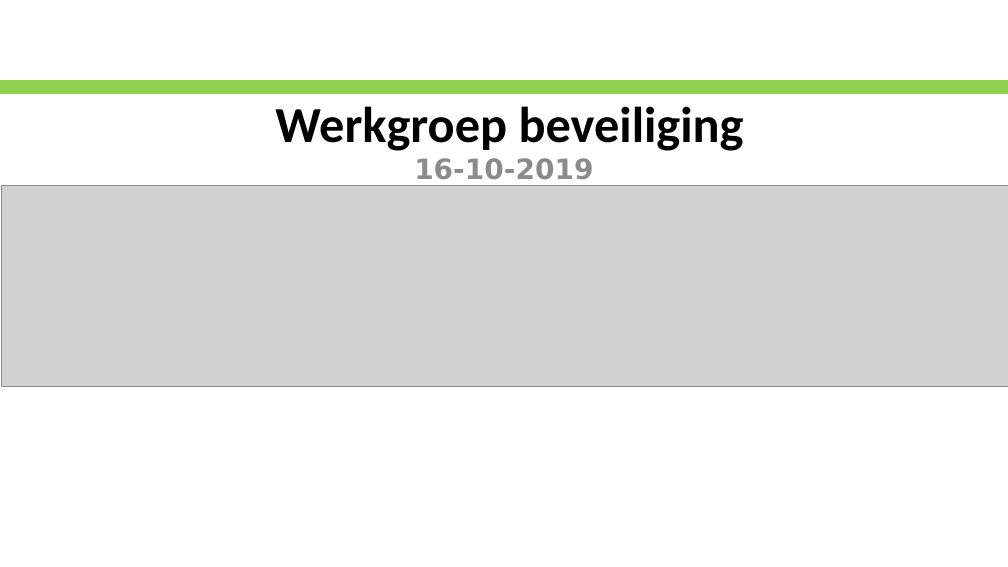
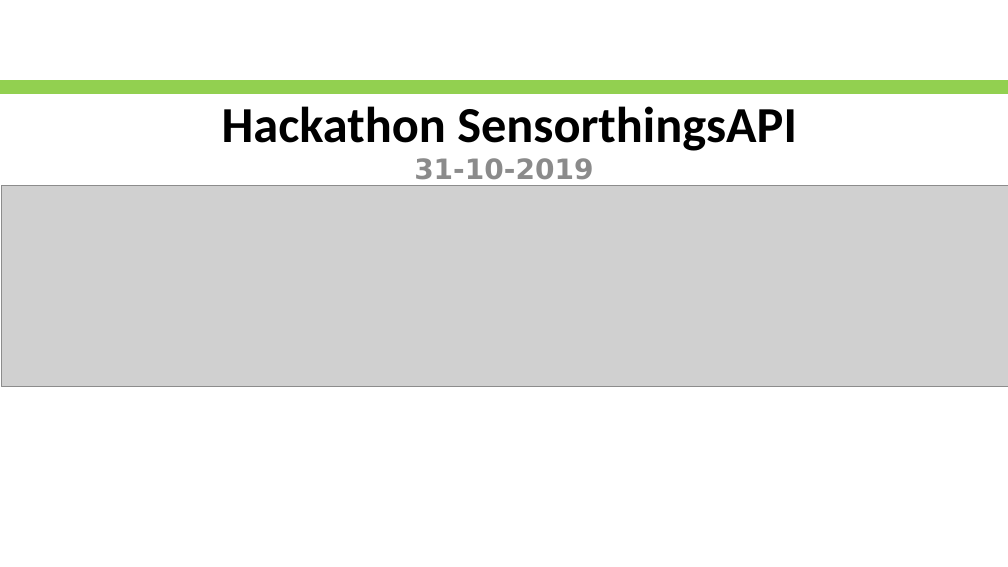
Before and after one commit to Geonovum/SensorthingsAPI, a slide deck: slide 1 of webinar/29102019 Hackathon SensorthingsAPI.pptx. Drawn at 1008x567 pixels with LibreOffice and Linux fonts; fonts in the diff are those of the drawing; grey boxes stand for pictures; background and template pictures are left out. Boxes give left, top, right and bottom in pixels: in the first picture for what was removed or moved away, otherwise in the second. Text is boxed around its words. In the diff, an @@ line names an element or a change of style, - is before the commit and + after.

```diff
--- a/webinar/29102019 Hackathon SensorthingsAPI.pptx
+++ b/webinar/29102019 Hackathon SensorthingsAPI.pptx
@@ title at [222,106,797,151]: text changed @@
-Werkgroep beveiliging
+Hackathon SensorthingsAPI
@@ subtitle at [414,158,593,186]: text changed @@
-16-10-2019
+31-10-2019
```
Also in this commit, not shown: 1 slide added, 9 slides removed.
